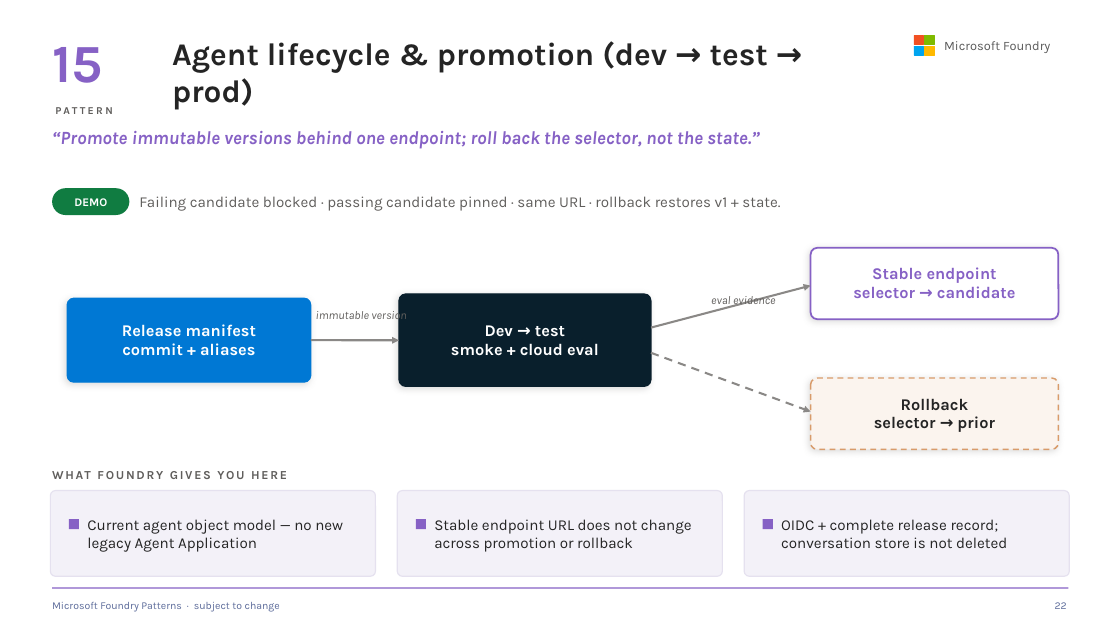
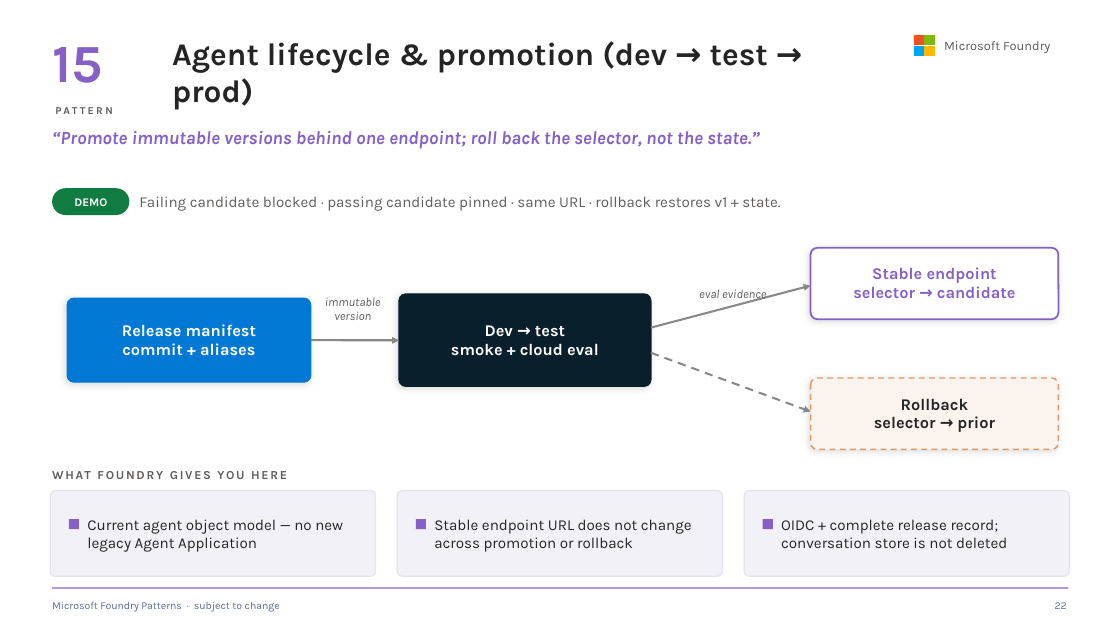
Before and after one commit to SridharArrabelly/foundry-pattern-library, a slide deck: slide 22 of foundry-patterns.pptx. Drawn at 1120x630 pixels with LibreOffice and Linux fonts; fonts in the diff are those of the drawing. Boxes give left, top, right and bottom in pixels: in the first picture for what was removed or moved away, otherwise in the second. Text is boxed around its words. In the diff, an @@ line names an element or a change of style, - is before the commit and + after.

```diff
--- a/foundry-patterns.pptx
+++ b/foundry-patterns.pptx
@@ text at (325,297,381,320): text changed; size 10 to 10.5 pt @@
-immutable version
+immutable
+version
@@ text "eval evidence": place and size @@
-text "eval evidence" at (711,294,775,307)
+text "eval evidence" at (699,289,766,301)
@@ text "eval evidence" at (699,289,766,301): size 10 to 10.5 pt @@
```
Also in this commit, not shown: 2 other slides changed, 1 other file.
